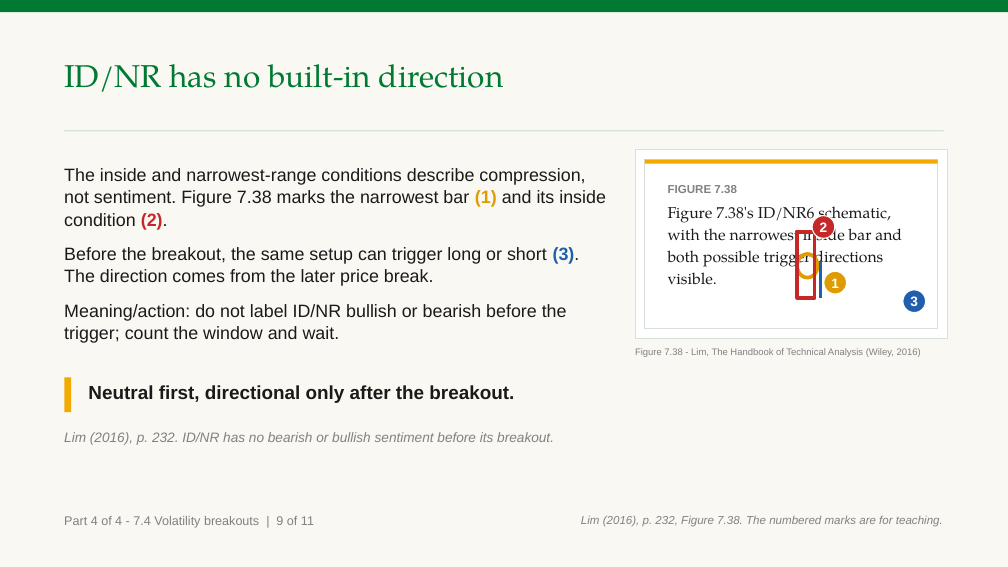
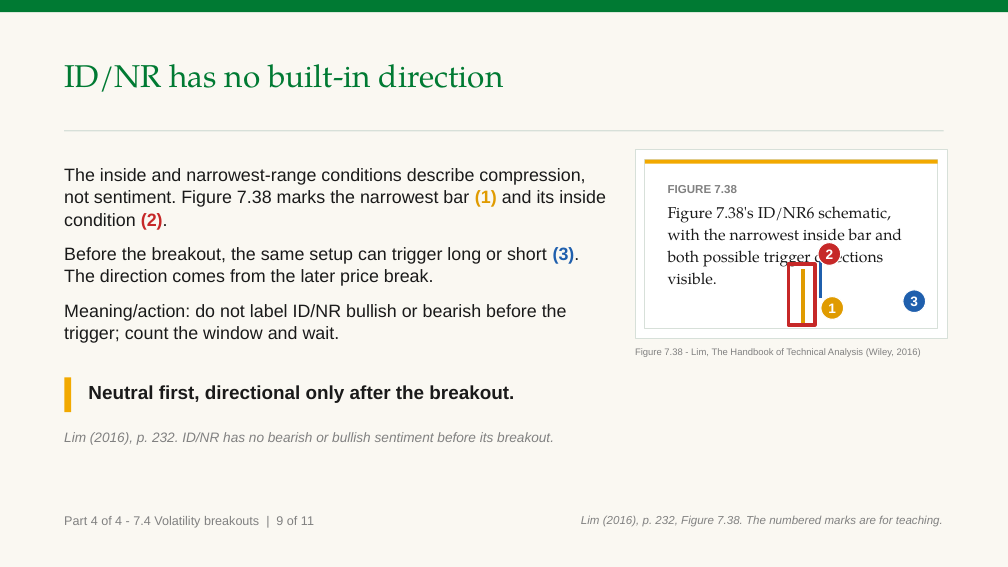
Before and after one commit to benjiesotelo-sudo/Telos_FIN1209, a slide deck: slide 24 of chapter-07/FIN1209-Chapter-07.pptx. Drawn at 1008x567 pixels with LibreOffice and Linux fonts; fonts in the diff are those of the drawing. Boxes give left, top, right and bottom in pixels: in the first picture for what was removed or moved away, otherwise in the second. Text is boxed around its words. In the diff, an @@ line names an element or a change of style, - is before the commit and + after.

```diff
--- a/chapter-07/FIN1209-Chapter-07.pptx
+++ b/chapter-07/FIN1209-Chapter-07.pptx
@@ rectangle resized from (x1=797, y1=232, x2=814, y2=298) to (x1=789, y1=264, x2=815, y2=324) @@
@@ ellipse removed at (x1=797, y1=254, x2=817, y2=278) @@
@@ line added from (803, 269) to (803, 325), #E09B00 3.5 pt @@
@@ ellipse "2" moved from (x1=812, y1=216, x2=835, y2=238) to (x1=818, y1=243, x2=841, y2=265) @@
@@ ellipse "1" moved from (x1=824, y1=271, x2=847, y2=294) to (x1=821, y1=296, x2=844, y2=319) @@
```
Also in this commit, not shown: 10 other slides changed, 1 slide added, 2 other files.
